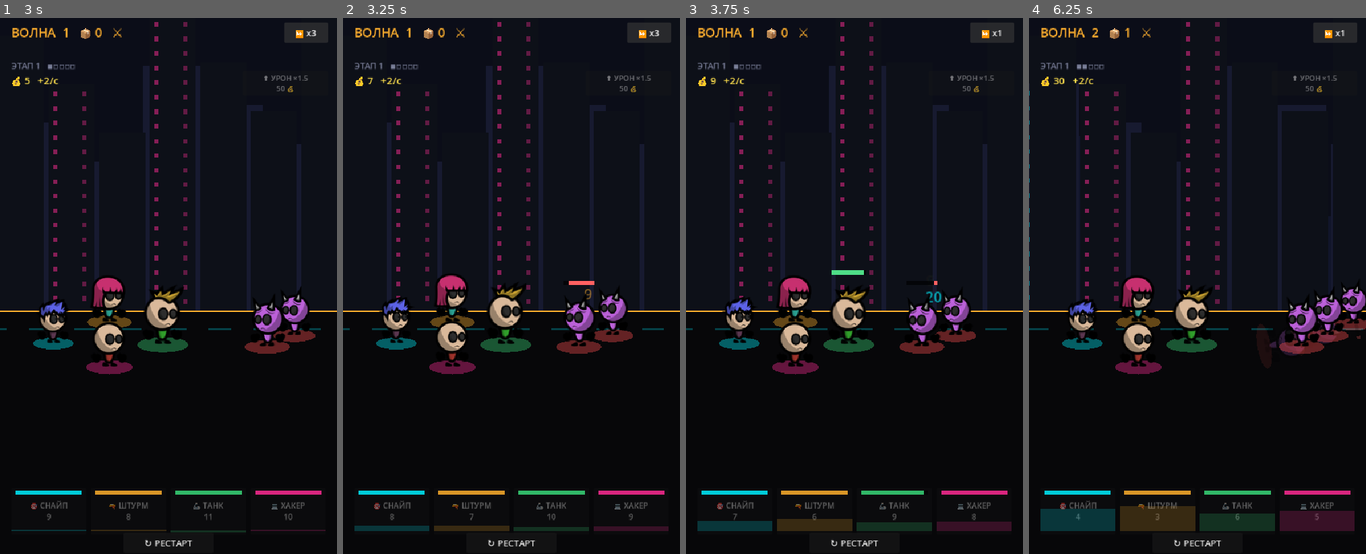
Above: before the commit, frames 1-4 (left to right).
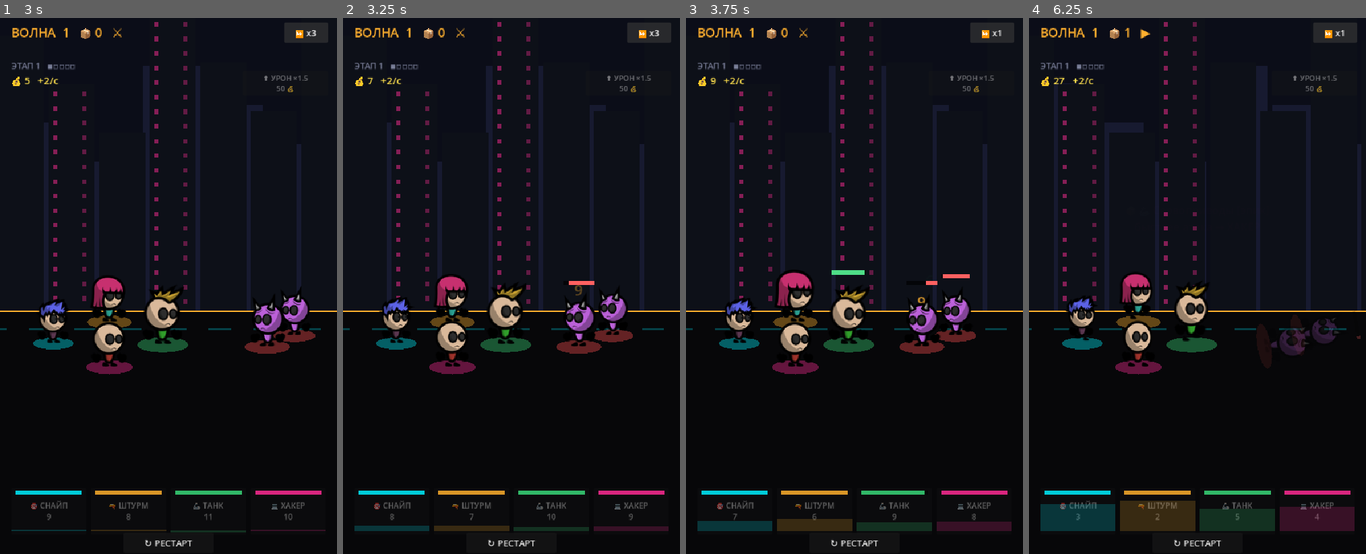
Above: after the commit, the same moments.

Repository: Mokhnatti/cyber-auto-rpg
Game: Godot game, scene res://main.tscn
The game is run twice, just before and just after one commit, with the same random seed, the same clock (stepped at 60 frames per second) and the same inputs.
Inputs:
- Up to frame 1 (3 s): click "↻ РЕСТАРТ" at 0.5 s; click "↻ РЕСТАРТ" at 1.25 s; click "⏩ x1" at 2 s; click "⏩ x2" at 2.75 s
- Up to frame 2 (3.25 s): no input
- Up to frame 3 (3.75 s): click "⏩ x3" at 3.5 s
- Up to frame 4 (6.25 s): click "⏩ x1" at 4.25 s; click "⏩ x2" at 5 s; click "⏩ x3" at 5.75 s

Frame 1 is identical in both runs. In frame 2, 0.2% of the frame differs, in the area x 27-74%, y 47-57%; in frame 3, 0.7%; in frame 4, 5.7%, in the area x 0-100%, y 0-94%.

Commit message:
Паттерны атаки классов: танк держит фронт (много HP, малый урон), штурм single-target, ХАКЕР = AoE-взлом (бьёт всех по чуть-чуть), снайпер snipe (редко+больно, долгий прицел, авто-перенацел). §3 концепт: роли + прокачка через ап-шмоток + удача в банк

Diff:
--- a/prototype/main.gd
+++ b/prototype/main.gd
@@ -5,10 +5,11 @@
 ## Болванчики процедурные (без арта). Параметры классов наружу. Ульты = скилл-клапан.
 
 const HEROES := [
-	{"name": "СНАЙП", "icon": "🎯", "color": Color("#00f0ff"), "hp": 80,  "dmg": 20, "atk": 2.0, "ult": "burst",  "ult_cd": 9.0},
-	{"name": "ШТУРМ", "icon": "🔫", "color": Color("#ffb02e"), "hp": 120, "dmg": 9,  "atk": 0.8, "ult": "barrage","ult_cd": 8.0},
-	{"name": "ТАНК",  "icon": "🦾", "color": Color("#3ad97a"), "hp": 260, "dmg": 6,  "atk": 1.6, "ult": "shield", "ult_cd": 11.0},
-	{"name": "ХАКЕР", "icon": "💻", "color": Color("#ff2d95"), "hp": 90,  "dmg": 7,  "atk": 1.4, "ult": "hack",   "ult_cd": 10.0},
+	# atk_type: snipe=редко+больно (долгий прицел), single=одна цель, aoe=всех по чуть-чуть, tank=держит
+	{"name": "СНАЙП", "icon": "🎯", "color": Color("#00f0ff"), "hp": 80,  "dmg": 34, "atk": 2.8, "atk_type": "snipe",  "ult": "burst",  "ult_cd": 9.0},
+	{"name": "ШТУРМ", "icon": "🔫", "color": Color("#ffb02e"), "hp": 120, "dmg": 9,  "atk": 0.7, "atk_type": "single", "ult": "barrage","ult_cd": 8.0},
+	{"name": "ТАНК",  "icon": "🦾", "color": Color("#3ad97a"), "hp": 300, "dmg": 6,  "atk": 1.6, "atk_type": "tank",   "ult": "shield", "ult_cd": 11.0},
+	{"name": "ХАКЕР", "icon": "💻", "color": Color("#ff2d95"), "hp": 90,  "dmg": 6,  "atk": 1.4, "atk_type": "aoe",    "ult": "hack",   "ult_cd": 10.0},
 ]
 const W := 600.0
 const H := 960.0
@@ -181,9 +182,18 @@
 	var e = _first_alive(enemies)
 	if e == null: return
 	hh["atk_anim"] = 0.18
-	var d := int(round(hh["dmg"] * dmg_mult * hack_mult))
+	var base := int(round(hh["dmg"] * dmg_mult * hack_mult))
+	if hh["data"]["atk_type"] == "aoe":
+		# ХАКЕР: взлом — бьёт ВСЕХ врагов по чуть-чуть
+		for en in enemies:
+			if en["alive"]:
+				_deal(hh, en, max(1, int(base * 0.55)))
+	else:
+		_deal(hh, e, base)   # снайпер/штурм/танк — одна цель (первый живой)
+
+func _deal(hh: Dictionary, e: Dictionary, d: int) -> void:
 	e["hp"] = max(0, e["hp"] - d)
-	_popup(str(d), hh["data"]["color"], e["node"].position + Vector2(randf_range(-10,10), -86))
+	_popup(str(d), hh["data"]["color"], e["node"].position + Vector2(randf_range(-10, 10), -86))
 	if e["hp"] <= 0 and e["alive"]:
 		e["alive"] = false
 		gold += (40.0 if e.get("boss", false) else 5.0) * (1.0 + wave * 0.15)
Not shown, changed: CONCEPT.md
Not shown, changed: docs/play/index.html
Not shown, changed: docs/play/index.pck
